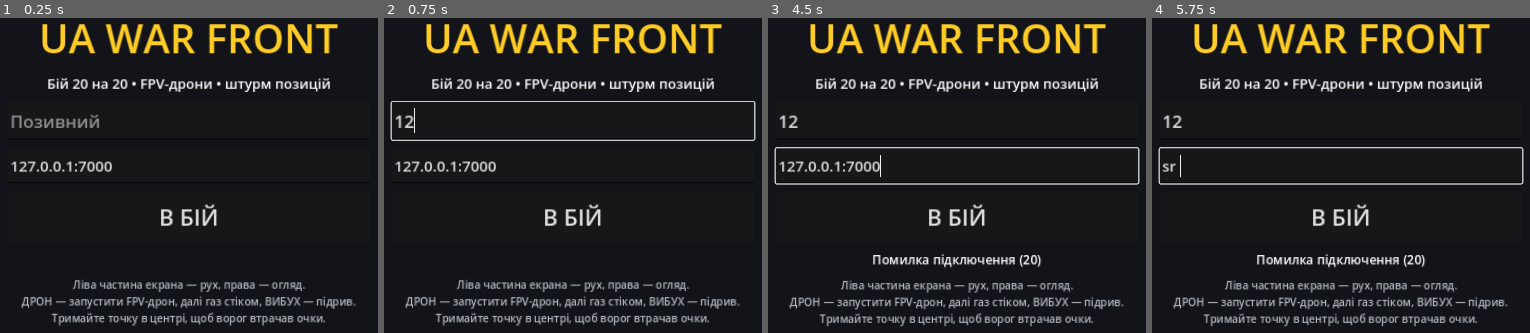
Above: before the commit, frames 1-4 (left to right).
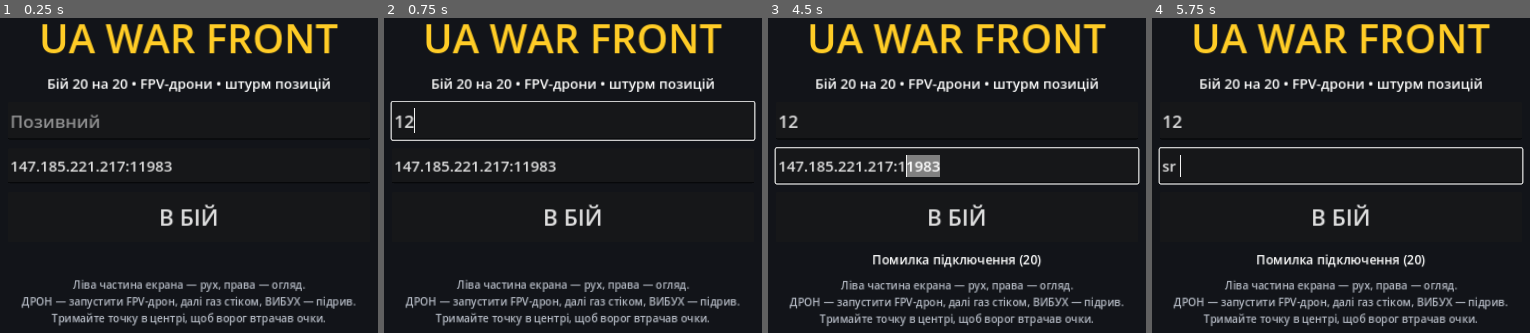
Above: after the commit, the same moments.

Repository: vitaliiskrytskyi1-cpu/UA-rp-launsher2
Game: Godot game, scene res://main.tscn
Same seed, same stepped clock (60 frames per second), same inputs: the game is played once before the commit and once after it.
Inputs (mouse positions are in pixels of both pictures, inside the frame that each line leads up to):
- Up to frame 1 (0.25 s): no input
- Up to frame 2 (0.75 s): click (573, 121) at 0.52 s; type "12" at 0.6 s
- Up to frame 3 (4.5 s): click "В БІЙ" at 1.25 s; tap Enter at 2, 3.5 s; move the mouse to (915, 270) at 2.02 s; hold W 2.03-2.75 s; tap R at 2.1 s; click (915, 270) at 2.17 s; tap Space at 2.27, 2.75, 4.25 s; drag from (outside the picture) to (915, 270) at 2.77 s; move the mouse to (outside the picture) at 3.52 s; hold A 3.53-4.25 s; tap F at 3.6 s; drag from (998, 178) to (outside the picture) at 4.27 s
- Up to frame 4 (5.75 s): tap Enter at 5 s; move the mouse to (1220, 65) at 5.02 s; hold S from 5.03 s (still down); tap R at 5.1 s; tap Space at 5.27 s

The runs differ from the first frame. In frame 1, 0.8% of the frame differs, in the area x 5-46%, y 45-49%; in frame 2, 0.8%; in frame 3, 1.3%, in the area x 5-46%, y 43-51%; in frame 4, nothing differs.

Commit message:
UA War Front: адреса сервера 147.185.221.217:11983
Co-Authored-By: Claude Opus 5.5 <noreply@anthropic.com>
Claude-Session: https://claude.ai/code/session_015EPCQN7aZsvmTudcc42cxf

Diff:
--- a/war-game/main.gd
+++ b/war-game/main.gd
@@ -9,7 +9,7 @@
 const TouchUI = preload("res://touch.gd")
 
 const VERSION := 1
-const DEFAULT_ADDR := "127.0.0.1:7000"
+const DEFAULT_ADDR := "147.185.221.217:11983"
 const DEFAULT_PORT := 7000
 const MAX_PLAYERS := 40
 const RESPAWN_TIME := 5.0
@@ -1039,7 +1039,10 @@
 
 	addr_edit = LineEdit.new()
 	addr_edit.placeholder_text = "Адреса сервера"
-	addr_edit.text = str(cfg.get_value("main", "addr", DEFAULT_ADDR))
+	var saved_addr := str(cfg.get_value("main", "addr", DEFAULT_ADDR))
+	if saved_addr == "" or saved_addr.begins_with("127.0.0.1"):
+		saved_addr = DEFAULT_ADDR
+	addr_edit.text = saved_addr
 	addr_edit.add_theme_font_size_override("font_size", 24)
 	addr_edit.custom_minimum_size = Vector2(0, 56)
 	box.add_child(addr_edit)
